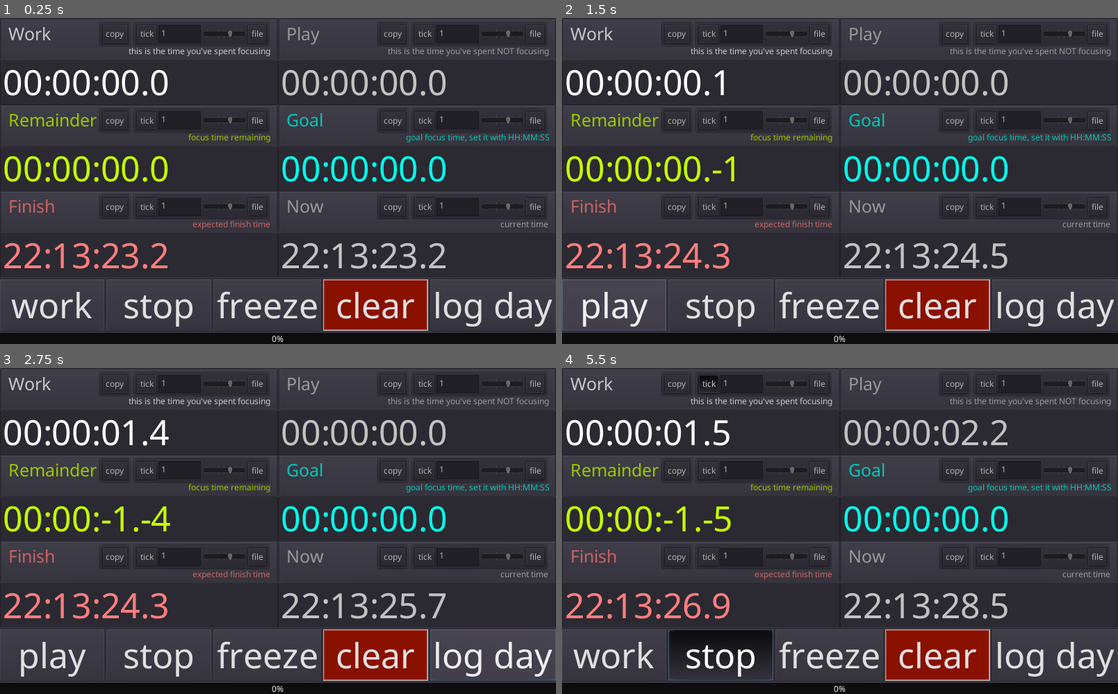
Above: before the commit, frames 1-4 (two rows, left to right).
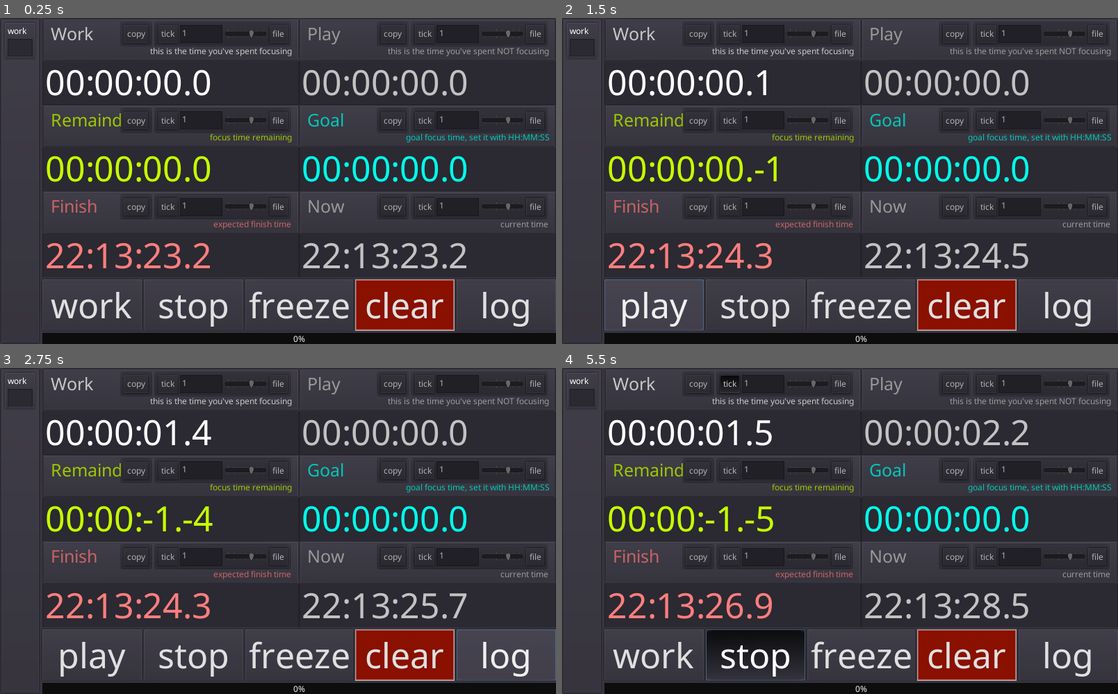
Above: after the commit, the same moments.

Repository: Streq/workplaytimer
Game: Godot game, scene res://main.tscn
Same seed, same stepped clock (60 frames per second), same inputs: the game is played once before the commit and once after it.
Inputs:
- Up to frame 1 (0.25 s): no input
- Up to frame 2 (1.5 s): click "copy" at 0.5 s; click "work" at 1.25 s
- Up to frame 3 (2.75 s): click "log day" (after the commit: "log") at 2 s
- Up to frame 4 (5.5 s): click "play" at 2.75 s; click "tick" at 3.5 s; click "file" at 4.25 s; click "stop" at 5 s

The runs differ from the first frame. In frame 1, 15% of the frame differs, in the area x 0-100%, y 0-100%; in frame 2, 15%; in frame 3, 14%; in frame 4, 16%.

Commit message:
some stuff

Diff:
--- /dev/null
+++ b/input_field/time_line_edit.gd
@@ -0,0 +1,12 @@
+extends LineEdit
+
+func _ready():
+	connect("text_entered",self,"_on_text_entered")
+
+
+
+func _on_text_entered(new_text):
+	var msec = Global.from_text(new_text)
+	text = Global.to_text_no_secs(msec)
+
+	pass
--- a/main.tscn
+++ b/main.tscn
@@ -10,6 +10,8 @@
 [ext_resource path="res://assets/fonts/small_font.tres" type="DynamicFont" id=8]
 [ext_resource path="res://progress.gd" type="Script" id=9]
 [ext_resource path="res://work_timer.gd" type="Script" id=10]
+[ext_resource path="res://assets/theme/small_theme.tres" type="Theme" id=11]
+[ext_resource path="res://input_field/time_line_edit.gd" type="Script" id=13]
 
 [sub_resource type="DynamicFont" id=5]
 font_data = ExtResource( 4 )
@@ -65,6 +67,39 @@
 size_flags_horizontal = 3
 size_flags_vertical = 3
 
+[node name="tasks" type="PanelContainer" parent="HBoxContainer"]
+margin_right = 86.0
+margin_bottom = 600.0
+theme = ExtResource( 11 )
+
+[node name="task_list" type="VBoxContainer" parent="HBoxContainer/tasks"]
+margin_left = 7.0
+margin_top = 7.0
+margin_right = 79.0
+margin_bottom = 593.0
+
+[node name="task" type="PanelContainer" parent="HBoxContainer/tasks/task_list"]
+margin_right = 72.0
+margin_bottom = 74.0
+
+[node name="VBoxContainer" type="VBoxContainer" parent="HBoxContainer/tasks/task_list/task"]
+margin_left = 7.0
+margin_top = 7.0
+margin_right = 65.0
+margin_bottom = 67.0
+
+[node name="name" type="Label" parent="HBoxContainer/tasks/task_list/task/VBoxContainer"]
+margin_right = 58.0
+margin_bottom = 23.0
+text = "work"
+
+[node name="time_input" type="LineEdit" parent="HBoxContainer/tasks/task_list/task/VBoxContainer"]
+margin_top = 27.0
+margin_right = 58.0
+margin_bottom = 60.0
+expand_to_text_length = true
+script = ExtResource( 13 )
+
 [node name="Control" type="Control" parent="HBoxContainer"]
 visible = false
 margin_right = 32.0
@@ -72,6 +107,7 @@
 rect_min_size = Vector2( 32, 32 )
 
 [node name="VBoxContainer" type="VBoxContainer" parent="HBoxContainer"]
+margin_left = 90.0
 margin_right = 1024.0
 margin_bottom = 600.0
 size_flags_horizontal = 3
@@ -80,7 +116,7 @@
 
 [node name="timers" type="GridContainer" parent="HBoxContainer/VBoxContainer"]
 unique_name_in_owner = true
-margin_right = 1024.0
+margin_right = 934.0
 margin_bottom = 475.0
 size_flags_horizontal = 3
 size_flags_vertical = 3
@@ -90,7 +126,7 @@
 
 [node name="work_timer" parent="HBoxContainer/VBoxContainer/timers" instance=ExtResource( 3 )]
 unique_name_in_owner = true
-margin_right = 512.0
+margin_right = 467.0
 margin_bottom = 159.0
 script = ExtResource( 10 )
 title = "Work"
@@ -98,8 +134,8 @@
 
 [node name="play_timer" parent="HBoxContainer/VBoxContainer/timers" instance=ExtResource( 3 )]
 unique_name_in_owner = true
-margin_left = 512.0
-margin_right = 1024.0
+margin_left = 467.0
+margin_right = 934.0
 margin_bottom = 159.0
 script = ExtResource( 10 )
 color = Color( 0.764706, 0.764706, 0.764706, 1 )
@@ -109,7 +145,7 @@
 [node name="remainder" parent="HBoxContainer/VBoxContainer/timers" instance=ExtResource( 3 )]
 unique_name_in_owner = true
 margin_top = 159.0
-margin_right = 512.0
+margin_right = 467.0
 margin_bottom = 317.0
 script = ExtResource( 1 )
 color = Color( 0.780392, 1, 0, 1 )
@@ -120,9 +156,9 @@
 
 [node name="work_goal" parent="HBoxContainer/VBoxContainer/timers" instance=ExtResource( 3 )]
 unique_name_in_owner = true
-margin_left = 512.0
+margin_left = 467.0
 margin_top = 159.0
-margin_right = 1024.0
+margin_right = 934.0
 margin_bottom = 317.0
 script = ExtResource( 5 )
 color = Color( 0, 1, 0.929412, 1 )
@@ -132,7 +168,7 @@
 [node name="expected_finish" parent="HBoxContainer/VBoxContainer/timers" instance=ExtResource( 3 )]
 unique_name_in_owner = true
 margin_top = 317.0
-margin_right = 512.0
+margin_right = 467.0
 margin_bottom = 475.0
 script = ExtResource( 7 )
 color = Color( 1, 0.498039, 0.498039, 1 )
@@ -145,9 +181,9 @@
 
 [node name="now" parent="HBoxContainer/VBoxContainer/timers" instance=ExtResource( 3 )]
 unique_name_in_owner = true
-margin_left = 512.0
+margin_left = 467.0
 margin_top = 317.0
-margin_right = 1024.0
+margin_right = 934.0
 margin_bottom = 475.0
 script = ExtResource( 6 )
 color = Color( 0.764706, 0.764706, 0.764706, 1 )
@@ -156,20 +192,20 @@
 
 [node name="buttons" type="HBoxContainer" parent="HBoxContainer/VBoxContainer"]
 margin_top = 479.0
-margin_right = 1024.0
+margin_right = 934.0
 margin_bottom = 573.0
 
 [node name="play" type="Button" parent="HBoxContainer/VBoxContainer/buttons"]
 unique_name_in_owner = true
-margin_right = 192.0
+margin_right = 180.0
 margin_bottom = 94.0
 size_flags_horizontal = 3
 text = "work"
 
 [node name="stop" type="Button" parent="HBoxContainer/VBoxContainer/buttons"]
 unique_name_in_owner = true
-margin_left = 196.0
-margin_right = 389.0
+margin_left = 184.0
+margin_right = 364.0
 margin_bottom = 94.0
 size_flags_horizontal = 3
 toggle_mode = true
@@ -177,8 +213,8 @@
 
 [node name="freeze" type="Button" parent="HBoxContainer/VBoxContainer/buttons"]
 unique_name_in_owner = true
-margin_left = 393.0
-margin_right = 591.0
+margin_left = 368.0
+margin_right = 566.0
 margin_bottom = 94.0
 size_flags_horizontal = 3
 toggle_mode = true
@@ -186,8 +222,8 @@
 
 [node name="clear" type="Button" parent="HBoxContainer/VBoxContainer/buttons"]
 unique_name_in_owner = true
-margin_left = 595.0
-margin_right = 788.0
+margin_left = 570.0
+margin_right = 750.0
 margin_bottom = 94.0
 size_flags_horizontal = 3
 custom_styles/hover = SubResource( 6 )
@@ -197,15 +233,15 @@
 
 [node name="log_day" type="Button" parent="HBoxContainer/VBoxContainer/buttons"]
 unique_name_in_owner = true
-margin_left = 792.0
-margin_right = 1024.0
-margin_bottom = 94.0
-size_flags_horizontal = 3
-text = "log day"
+margin_left = 754.0
+margin_right = 934.0
+margin_bottom = 94.0
+size_flags_horizontal = 3
+text = "log"
 
 [node name="progress" type="ProgressBar" parent="HBoxContainer/VBoxContainer"]
 margin_top = 577.0
-margin_right = 1024.0
+margin_right = 934.0
 margin_bottom = 600.0
 size_flags_vertical = 1
 custom_fonts/font = ExtResource( 8 )
--- /dev/null
+++ b/networking/lobby.gd
@@ -0,0 +1,57 @@
+extends Control
+onready var host_panel = $"%host_panel"
+onready var client_panel = $"%client_panel"
+
+func _ready():
+	host_panel.connect("submit", self, "host")
+	client_panel.connect("submit", self, "join")
+	var tree : SceneTree = get_tree()
+	tree.connect("network_peer_connected", self, "_on_network_peer_connected")
+	tree.connect("network_peer_disconnected", self, "_on_network_peer_disconnected")
+
+	# client-only signals
+	tree.connect("connected_to_server", self, "_on_connected_to_server")
+	tree.connect("server_disconnected", self, "_on_server_disconnected")
+	tree.connect("connection_failed", self, "_on_connection_failed")
+
+func host(port: int):
+	if validate_port(port):
+		return
+	Console.do_print("Creating server on port %s" % port)
+	var peer = NetworkedMultiplayerENet.new()
+	var error = peer.create_server(port)
+	if error:
+		Console.do_printerr("error - failed to create server, error code is %s - %s" % [error, ErrorUtils.get_error_text(error)])
+		return
+	get_tree().set_network_peer(peer)
+	Console.do_print("Server created, listening on port %s, local addresses are: \n\t%s" % [port, "\n\t".join(IP.get_local_addresses())])
+
+
+func join(address:String, port:int):
+	if validate_port(port):
+		return
+	Console.do_print("Attempting to connect to server on %s:%s" % [address,port])
+	var peer = NetworkedMultiplayerENet.new()
+	var error = peer.create_client(address, port)
+	if error:
+		Console.do_printerr("error - failed to create client, error code is %s - %s" % [error, ErrorUtils.get_error_text(error)])
+		return
+	get_tree().set_network_peer(peer)
+	Console.do_print("Client created")
+
+func validate_port(port):
+	if port<1024 or port>65535:
+		Console.do_printerr("error - port must be a number between 1024 and 65535")
+		return 1
+	return 0
+
+func _on_network_peer_connected(id):
+	Console.do_print("peer %s connected" % id)
+func _on_network_peer_disconnected(id):
+	Console.do_print("peer %s disconnected" % id)
+func _on_connected_to_server():
+	Console.do_print("connected to server")
+func _on_server_disconnected():
+	Console.do_print("disconnected from server")
+func _on_connection_failed():
+	Console.do_printerr("connection to server failed")
--- /dev/null
+++ b/networking/lobby.tscn
@@ -0,0 +1,86 @@
+[gd_scene load_steps=8 format=2]
+
+[ext_resource path="res://networking/lobby.gd" type="Script" id=1]
+[ext_resource path="res://networking/lobby/client_panel.tscn" type="PackedScene" id=2]
+[ext_resource path="res://networking/lobby/host_panel.tscn" type="PackedScene" id=3]
+[ext_resource path="res://utils/console_stream.gd" type="Script" id=4]
+[ext_resource path="res://assets/fonts/Hack_Regular.ttf" type="DynamicFontData" id=5]
+
+[sub_resource type="DynamicFont" id=2]
+font_data = ExtResource( 5 )
+
+[sub_resource type="StyleBoxFlat" id=1]
+bg_color = Color( 0, 0, 0, 1 )
+
+[node name="lobby" type="Control"]
+anchor_right = 1.0
+anchor_bottom = 1.0
+script = ExtResource( 1 )
+
+[node name="Panel" type="Panel" parent="."]
+anchor_right = 1.0
+anchor_bottom = 1.0
+
+[node name="VBoxContainer" type="VBoxContainer" parent="."]
+anchor_right = 1.0
+anchor_bottom = 1.0
+
+[node name="MarginContainer" type="MarginContainer" parent="VBoxContainer"]
+margin_right = 1024.0
+margin_bottom = 298.0
+size_flags_horizontal = 3
+size_flags_vertical = 3
+custom_constants/margin_right = 32
+custom_constants/margin_top = 32
+custom_constants/margin_left = 32
+custom_constants/margin_bottom = 32
+
+[node name="console" type="RichTextLabel" parent="VBoxContainer/MarginContainer"]
+margin_left = 32.0
+margin_top = 32.0
+margin_right = 992.0
+margin_bottom = 266.0
+focus_mode = 2
+size_flags_horizontal = 3
+size_flags_vertical = 3
+custom_fonts/normal_font = SubResource( 2 )
+custom_styles/normal = SubResource( 1 )
+bbcode_enabled = true
+scroll_following = true
+selection_enabled = true
+script = ExtResource( 4 )
+
+[node name="MarginContainer2" type="MarginContainer" parent="VBoxContainer"]
+margin_top = 302.0
+margin_right = 1024.0
+margin_bottom = 600.0
+size_flags_horizontal = 3
+size_flags_vertical = 3
+custom_constants/margin_right = 32
+custom_constants/margin_top = 32
+custom_constants/margin_left = 32
+custom_constants/margin_bottom = 32
+
+[node name="HBoxContainer" type="HBoxContainer" parent="VBoxContainer/MarginContainer2"]
+margin_left = 32.0
+margin_top = 32.0
+margin_right = 992.0
+margin_bottom = 266.0
+size_flags_horizontal = 3
+size_flags_vertical = 3
+alignment = 1
+
+[node name="host_panel" parent="VBoxContainer/MarginContainer2/HBoxContainer" instance=ExtResource( 3 )]
+unique_name_in_owner = true
+anchor_right = 0.0
+anchor_bottom = 0.0
+margin_right = 478.0
+margin_bottom = 234.0
+
+[node name="client_panel" parent="VBoxContainer/MarginContainer2/HBoxContainer" instance=ExtResource( 2 )]
+unique_name_in_owner = true
+anchor_right = 0.0
+anchor_bottom = 0.0
+margin_left = 482.0
+margin_right = 960.0
+margin_bottom = 234.0
--- /dev/null
+++ b/networking/lobby/client_panel.gd
@@ -0,0 +1,15 @@
+extends PanelContainer
+
+signal submit(address,port)
+
+onready var address_input = $"%address"
+onready var port_input = $"%port"
+onready var submit = $"%submit"
+
+func _ready():
+	submit.connect("pressed", self, "_submit")
+
+func _submit():
+	var port = port_input.value.to_int()
+	var address = address_input.value
+	emit_signal("submit", address, port)
--- /dev/null
+++ b/networking/lobby/client_panel.tscn
@@ -0,0 +1,54 @@
+[gd_scene load_steps=3 format=2]
+
+[ext_resource path="res://networking/lobby/client_panel.gd" type="Script" id=1]
+[ext_resource path="res://networking/lobby/input_label.tscn" type="PackedScene" id=2]
+
+[node name="client_panel" type="PanelContainer"]
+anchor_right = 1.0
+anchor_bottom = 1.0
+size_flags_horizontal = 3
+size_flags_vertical = 3
+script = ExtResource( 1 )
+
+[node name="VBoxContainer" type="VBoxContainer" parent="."]
+margin_left = 7.0
+margin_top = 7.0
+margin_right = 1017.0
+margin_bottom = 593.0
+
+[node name="fields" type="VBoxContainer" parent="VBoxContainer"]
+margin_right = 1010.0
+margin_bottom = 52.0
+
+[node name="address" parent="VBoxContainer/fields" instance=ExtResource( 2 )]
+unique_name_in_owner = true
+margin_right = 1010.0
+label = "Address"
+
+[node name="port" parent="VBoxContainer/fields" instance=ExtResource( 2 )]
+unique_name_in_owner = true
+margin_top = 28.0
+margin_right = 1010.0
+margin_bottom = 52.0
+value = "8080"
+label = "Port"
+
+[node name="space" type="Control" parent="VBoxContainer"]
+margin_top = 56.0
+margin_right = 1010.0
+margin_bottom = 562.0
+size_flags_horizontal = 3
+size_flags_vertical = 3
+
+[node name="submit_container" type="HBoxContainer" parent="VBoxContainer"]
+margin_top = 566.0
+margin_right = 1010.0
+margin_bottom = 586.0
+
+[node name="submit" type="Button" parent="VBoxContainer/submit_container"]
+unique_name_in_owner = true
+margin_right = 1010.0
+margin_bottom = 20.0
+size_flags_horizontal = 3
+size_flags_vertical = 3
+text = "Client"
--- /dev/null
+++ b/networking/lobby/host_panel.gd
@@ -0,0 +1,15 @@
+extends PanelContainer
+signal submit(port)
+
+onready var address_input = $"%address"
+onready var port_input = $"%port"
+onready var submit = $"%submit"
+
+func _ready():
+	address_input.value = IP.get_local_addresses()[0]
+	submit.connect("pressed", self, "_submit")
+
+
+func _submit():
+	var port = port_input.value.to_int()
+	emit_signal("submit", port)
--- /dev/null
+++ b/networking/lobby/host_panel.tscn
@@ -0,0 +1,55 @@
+[gd_scene load_steps=3 format=2]
+
+[ext_resource path="res://networking/lobby/host_panel.gd" type="Script" id=1]
+[ext_resource path="res://networking/lobby/input_label.tscn" type="PackedScene" id=2]
+
+[node name="host_panel" type="PanelContainer"]
+anchor_right = 1.0
+anchor_bottom = 1.0
+size_flags_horizontal = 3
+size_flags_vertical = 3
+script = ExtResource( 1 )
+
+[node name="VBoxContainer" type="VBoxContainer" parent="."]
+margin_left = 7.0
+margin_top = 7.0
+margin_right = 1017.0
+margin_bottom = 593.0
+
+[node name="fields" type="VBoxContainer" parent="VBoxContainer"]
+margin_right = 1010.0
+margin_bottom = 52.0
+
+[node name="address" parent="VBoxContainer/fields" instance=ExtResource( 2 )]
+unique_name_in_owner = true
+margin_right = 1010.0
+label = "Address"
+editable = false
+
+[node name="port" parent="VBoxContainer/fields" instance=ExtResource( 2 )]
+unique_name_in_owner = true
+margin_top = 28.0
+margin_right = 1010.0
+margin_bottom = 52.0
+value = "8080"
+label = "Port"
+
+[node name="space" type="Control" parent="VBoxContainer"]
+margin_top = 56.0
+margin_right = 1010.0
+margin_bottom = 562.0
+size_flags_horizontal = 3
+size_flags_vertical = 3
+
+[node name="submit_container" type="HBoxContainer" parent="VBoxContainer"]
+margin_top = 566.0
+margin_right = 1010.0
+margin_bottom = 586.0
+
+[node name="submit" type="Button" parent="VBoxContainer/submit_container"]
+unique_name_in_owner = true
+margin_right = 1010.0
+margin_bottom = 20.0
+size_flags_horizontal = 3
+size_flags_vertical = 3
+text = "Host"
--- /dev/null
+++ b/networking/lobby/input_label.gd
@@ -0,0 +1,43 @@
+extends HBoxContainer
+tool
+onready var _label_node = $label
+onready var _value_node = $value
+
+# value
+export var value : String setget set_value
+func set_value(val):
+	value = val if val else ""
+	if !is_inside_tree():
+		return
+	_update_value()
+func _update_value():
+	_value_node.text = value
+
+# label
+export var label : String setget set_label
+func set_label(val):
+	label = val
+	if !is_inside_tree():
+		return
+	_update_label()
+func _update_label():
+	_label_node.text = label
+
+# editable
+export var editable : bool = true setget set_editable
+func set_editable(val):
+	editable = val
+	if !is_inside_tree():
+		return
+	_update_editable()
+func _update_editable():
+	_value_node.editable = editable
+
+
+func _ready():
+	_update_label()
+	_update_value()
+	_update_editable()
+	_value_node.connect("text_changed", self, "_on_value_node_text_changed")
+func _on_value_node_text_changed(val):
+	value = val
--- /dev/null
+++ b/networking/lobby/input_label.tscn
@@ -0,0 +1,25 @@
+[gd_scene load_steps=2 format=2]
+
+[ext_resource path="res://networking/lobby/input_label.gd" type="Script" id=1]
+
+[node name="input_label" type="HBoxContainer"]
+margin_right = 353.0
+margin_bottom = 24.0
+script = ExtResource( 1 )
+label = "label"
+
+[node name="label" type="Label" parent="."]
+margin_right = 174.0
+margin_bottom = 24.0
+size_flags_horizontal = 3
+size_flags_vertical = 3
+text = "label"
+align = 2
+valign = 1
+
+[node name="value" type="LineEdit" parent="."]
+margin_left = 178.0
+margin_right = 353.0
+margin_bottom = 24.0
+size_flags_horizontal = 3
+size_flags_vertical = 3
--- a/project.godot
+++ b/project.godot
@@ -48,6 +48,7 @@
 [autoload]
 
 Global="*res://Global.gd"
+Console="*res://utils/console.tscn"
 
 [debug]
 
@@ -61,6 +62,7 @@
 
 window/stretch/mode="2d"
 window/stretch/aspect="expand"
+window/size/always_on_top.debug=true
 
 [gui]
 
--- /dev/null
+++ b/task/task.tscn
@@ -0,0 +1,25 @@
+[gd_scene load_steps=2 format=2]
+
+[ext_resource path="res://input_field/time_line_edit.gd" type="Script" id=1]
+
+[node name="task" type="PanelContainer"]
+margin_right = 72.0
+margin_bottom = 74.0
+
+[node name="data" type="VBoxContainer" parent="."]
+margin_left = 7.0
+margin_top = 7.0
+margin_right = 65.0
+margin_bottom = 67.0
+
+[node name="name" type="Label" parent="data"]
+margin_right = 58.0
+margin_bottom = 23.0
+text = "work"
+
+[node name="time_input" type="LineEdit" parent="data"]
+margin_top = 27.0
+margin_right = 58.0
+margin_bottom = 60.0
+expand_to_text_length = true
+script = ExtResource( 1 )
--- a/time_label.gd
+++ b/time_label.gd
@@ -111,7 +111,9 @@
 		save()
 func _on_text_changed(_new_text := "", save:=false):
 	msec = Global.from_text(label.text)
+	var caret = label.caret_position
 	emit_signal("updated")
+	label.caret_position = caret
 	if save:
 		save()
 
--- /dev/null
+++ b/utils/console.gd
@@ -0,0 +1,46 @@
+extends Node
+
+signal printed(text)
+signal printed_err(text)
+signal printed_debug(text)
+signal printed_stack(text)
+
+const STACK_FRAME = "Frame {i} - {source}:{line} in function '{function}'\n"
+
+func do_print(text):
+	print(text)
+	emit_signal("printed", text)
+func do_printerr(text):
+	printerr(text)
+	emit_signal("printed_err", text)
+func do_print_debug(text):
+	if !OS.is_debug_build():
+		return
+	print_debug(text)
+	var frame = get_stack()[1]
+	var debug_text = "{text}\n\tAt: {source}:{line}:{function}()".format({
+			"text":text,
+			"source":frame.source,
+			"line":frame.line,
+			"function":frame.function
+		})
+	emit_signal("printed_debug", debug_text)
+
+func do_print_stack():
+	var stack = get_stack()
+
+	var text = ""
+	# ignore first frame since it's this function
+	for i in range(1, stack.size()):
+		var frame = stack[i]
+		text += STACK_FRAME.format({
+				"i": i-1,
+				"source": frame.source,
+				"line": frame.line,
+				"function": frame.function
+			})
+	print(text)
+	emit_signal("printed_stack", text)
+
+func _ready():
+	do_print_stack()
--- /dev/null
+++ b/utils/console.tscn
@@ -0,0 +1,6 @@
+[gd_scene load_steps=2 format=2]
+
+[ext_resource path="res://utils/console.gd" type="Script" id=1]
+
+[node name="console" type="Node"]
+script = ExtResource( 1 )
--- /dev/null
+++ b/utils/console_stream.gd
@@ -0,0 +1,29 @@
+extends RichTextLabel
+
+const PRINT_FORMAT = "%s\n"
+const DEBUG_BBCODE = "[color=yellow]%s[/color]"
+const ERR_BBCODE = "[color=red]● %s[/color]"
+
+func _ready():
+	Console.connect("printed", self, "_on_printed")
+	Console.connect("printed_debug", self, "_on_printed_debug")
+	Console.connect("printed_err", self, "_on_printed_err")
+	Console.connect("printed_stack", self, "_on_printed_stack")
+func _on_printed(val):
+	var line = format(val)
+	append_bbcode(line)
+
+func _on_printed_debug(val):
+	var line = format(DEBUG_BBCODE % val)
+
+	append_bbcode(line)
+func _on_printed_err(val):
+	var line = format(ERR_BBCODE % val)
+	append_bbcode(line)
+
+func _on_printed_stack(val):
+	var line = format(val)
+	append_bbcode(line)
+
+func format(val):
+	return PRINT_FORMAT % val
Binary file added: assets/fonts/Hack_Regular.ttf
Not shown: 1 places in main.tscn that only renumber resources
